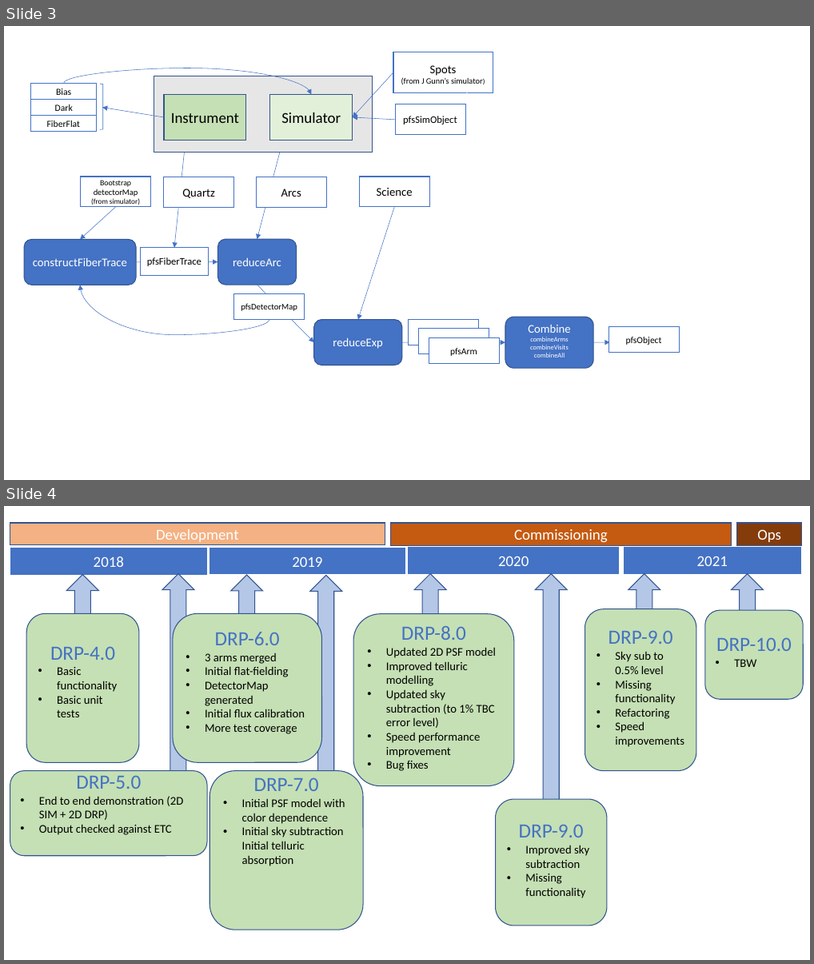
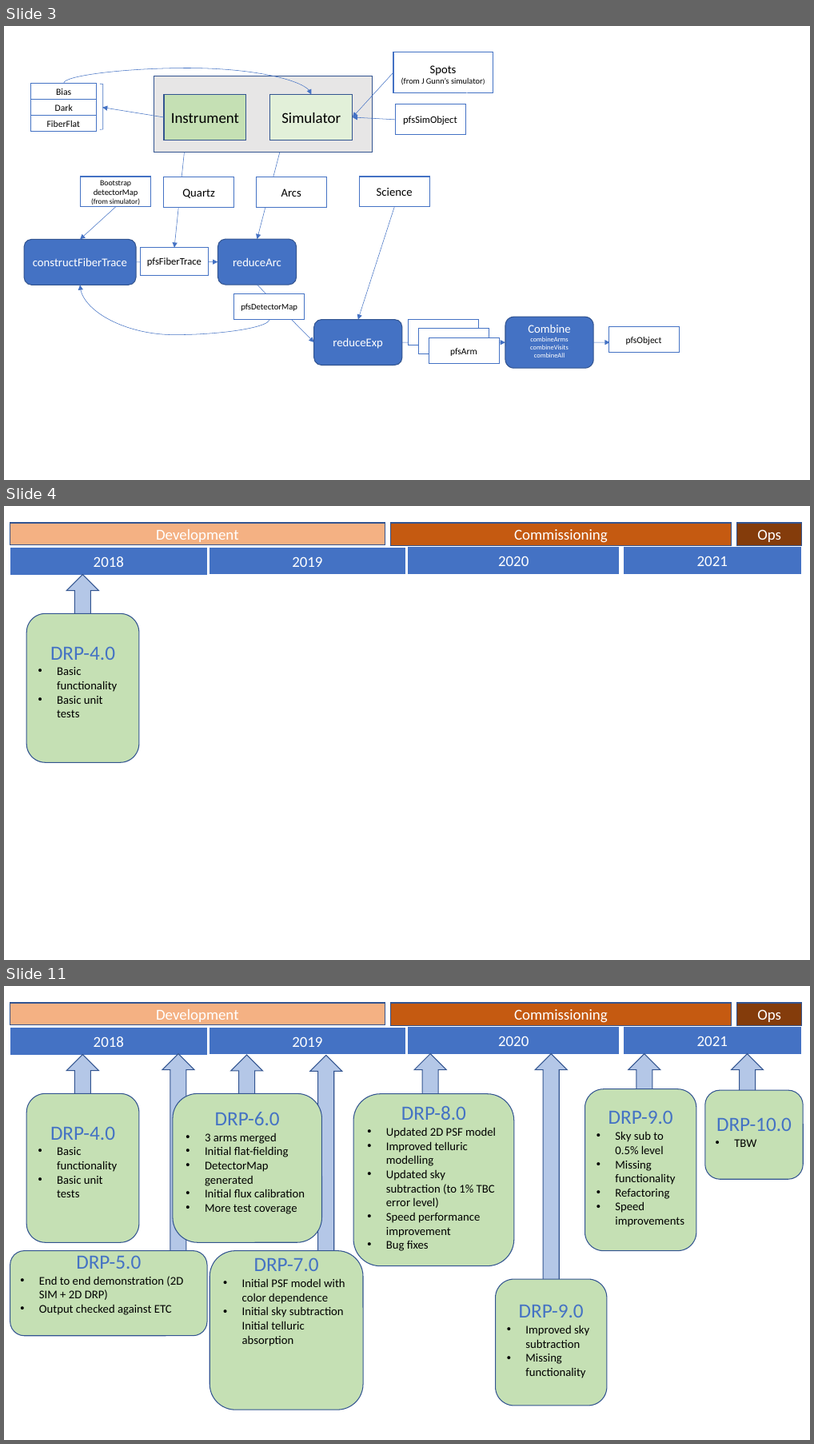
Before and after one commit to hassanxp/Shanghai2018, a slide deck: presentation-drp-plan/2DDRP-PresentationShanghai2018.pptx. Shown one above the other, each under a label of ours: slides 3 and 4 before the commit, slides 3, 4 and 11 after it; the slides between them are not shown. The pictures are 814x964 and 814x1444 pixels, drawn with LibreOffice and Linux fonts; fonts in the diff are those of the drawing. Boxes give left, top, right and bottom in pixels: in the first picture for what was removed or moved away, otherwise in the second. Text is boxed around its words. In the diff, an @@ line names an element or a change of style, - is before the commit and + after.

```diff
--- a/presentation-drp-plan/2DDRP-PresentationShanghai2018.pptx
+++ b/presentation-drp-plan/2DDRP-PresentationShanghai2018.pptx
@@ slide 4 added at (4, 506, 810, 960), background #FFFFFF @@
@@ rectangle added at (10, 523, 385, 545), fill #F4B183, outline #325491 1 pt, 18 pt, text #FFFFFF @@
+Development
@@ rectangle added at (390, 523, 732, 545), fill #C55A11, outline #325491 1 pt, 18 pt, text #FFFFFF @@
+Commissioning
@@ rectangle added at (738, 523, 802, 545), fill #843C0B, outline #325491 1 pt, 18 pt, text #FFFFFF @@
+Ops
@@ rectangle added at (10, 548, 207, 575), fill #4472C4, outline #FFFFFF 1 pt, 18 pt, text #FFFFFF @@
+2018
@@ rectangle added at (209, 547, 406, 574), fill #4472C4, outline #FFFFFF 1 pt, 18 pt, text #FFFFFF @@
+2019
@@ rectangle added at (408, 547, 621, 574), fill #4472C4, outline #FFFFFF 1 pt, 18 pt, text #FFFFFF @@
+2020
@@ rectangle added at (623, 547, 802, 574), fill #4472C4, outline #FFFFFF 1 pt, 18 pt, text #FFFFFF @@
+2021
@@ up arrow added at (67, 574, 99, 639), fill #B4C7E7, outline #325491 1 pt @@
@@ rounded rectangle added at (26, 614, 139, 763), fill #C5E0B4, outline #325491 1 pt, 14 pt, text #000000 @@
+DRP-4.0
+• Basic functionality
+• Basic unit tests
@@ what was slide 4 is now slide 11 @@
```
Also in this commit, not shown: 1 slide changed, 6 other slides added, 1 other file.
